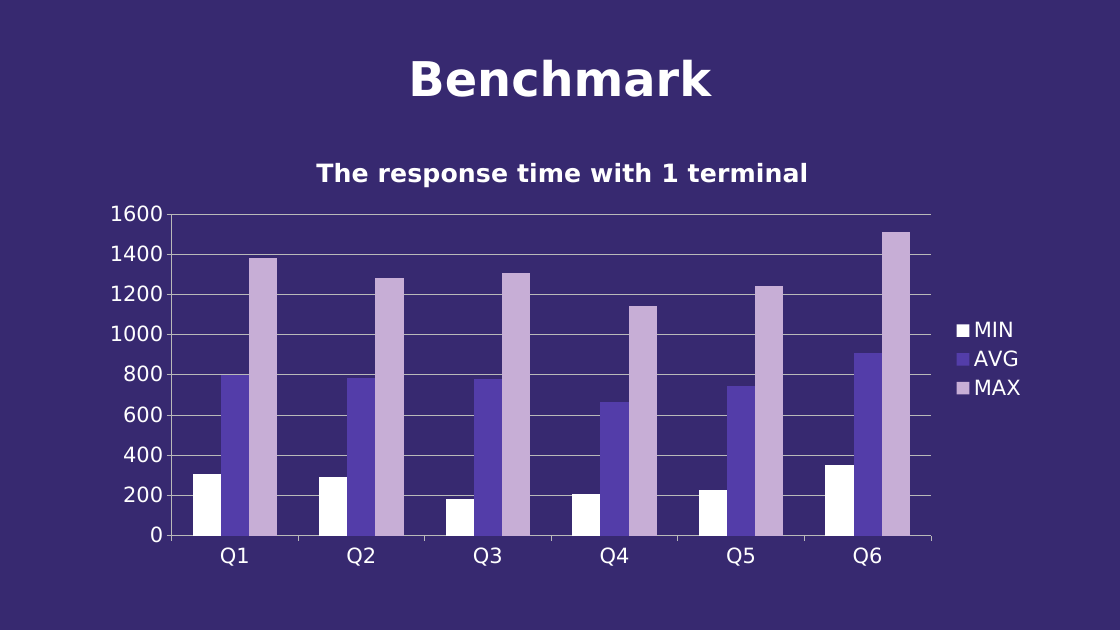
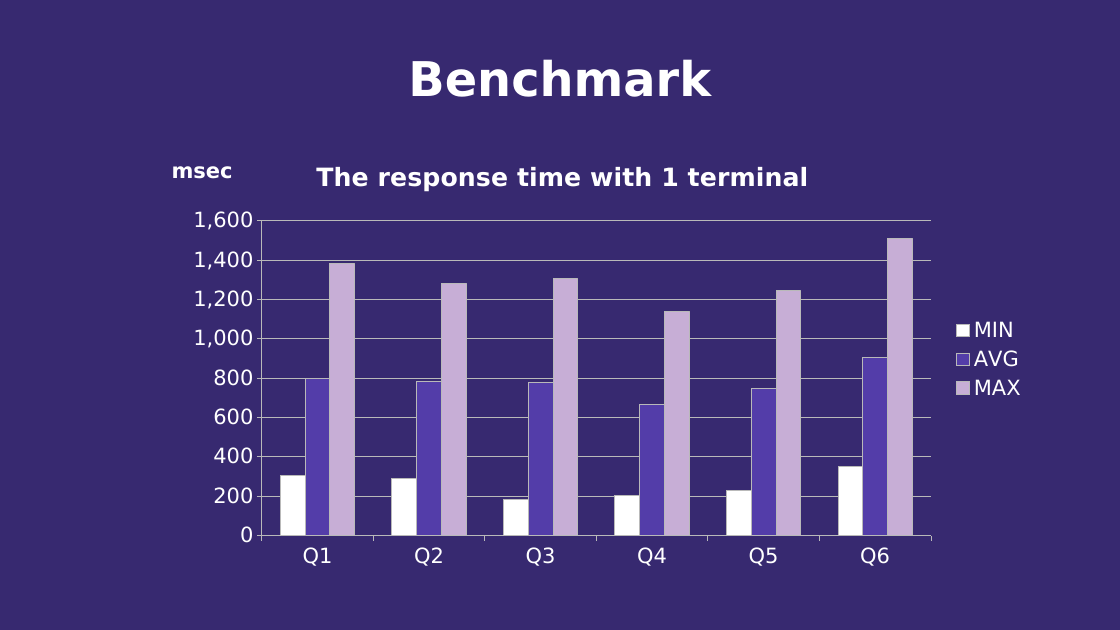
Before and after one commit to safiscet/SE-DBS-15-16, a slide deck: slide 4 of Abgabe/Presentation.pptx. Drawn at 1120x630 pixels with LibreOffice and Linux fonts; fonts in the diff are those of the drawing; background and template pictures are left out. Boxes give left, top, right and bottom in pixels: in the first picture for what was removed or moved away, otherwise in the second. Text is boxed around its words. In the diff, an @@ line names an element or a change of style, - is before the commit and + after.

```diff
--- a/Abgabe/Presentation.pptx
+++ b/Abgabe/Presentation.pptx
@@ column chart at box(91, 142, 1035, 577) @@
@@ value axis title "" to "msec" @@
@@ value axis changed @@
```
Also in this commit, not shown: 1 other slide changed.
